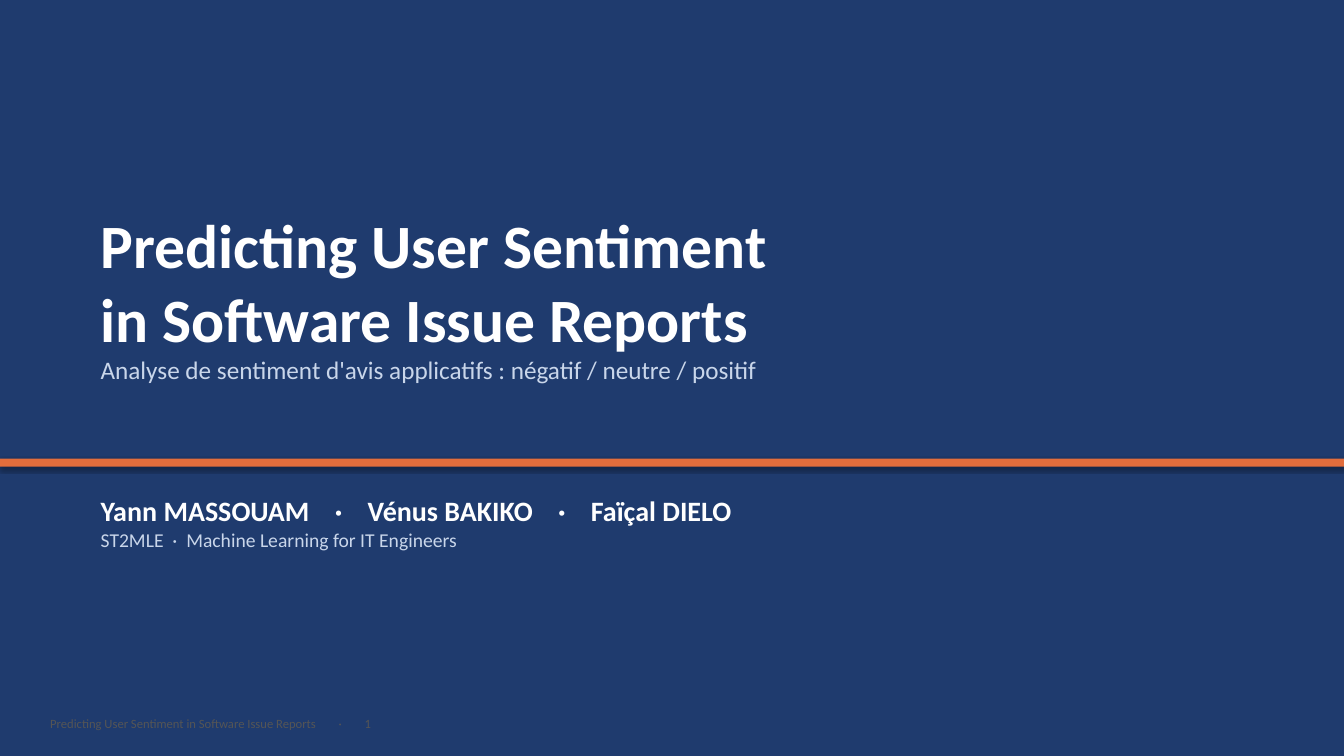
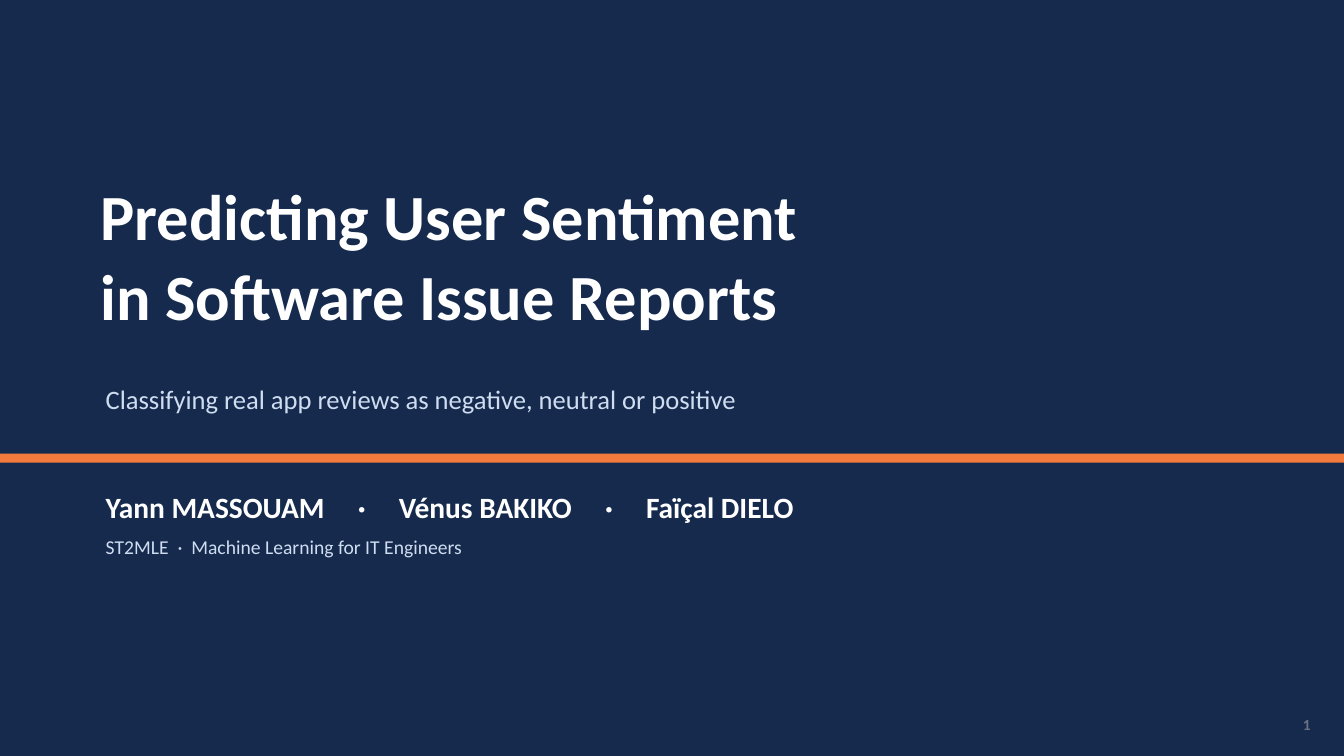
Before and after one commit to massouama/Predicting-User-Sentiment-in-Software-Issue-Reports, a slide deck: slide 1 of report/presentation.pptx. Drawn at 1344x756 pixels with LibreOffice and Linux fonts; fonts in the diff are those of the drawing. Boxes give left, top, right and bottom in pixels: in the first picture for what was removed or moved away, otherwise in the second. Text is boxed around its words. In the diff, an @@ line names an element or a change of style, - is before the commit and + after.

```diff
--- a/report/presentation.pptx
+++ b/report/presentation.pptx
@@ rectangle at [0,0,1344,756]: fill #1F3B6E to #162A4E; shadow off @@
@@ text "Predicting User Sentiment": place and size @@
-text "Predicting User Sentiment" at [101,224,766,384]
+text "Predicting User Sentiment" at [101,194,796,330]
@@ text "Predicting User Sentiment" at [101,194,796,330]: size 44 to 46 pt; more space between paragraphs @@
@@ text at [101,361,756,384]: paragraph removed @@
-Analyse de sentiment d'avis applicatifs : négatif / neutre / positif
@@ text added at [106,390,735,414], 19 pt, text #CFDDF0 @@
+Classifying real app reviews as negative, neutral or positive
@@ rectangle: place and size @@
-rectangle at [0,459,1344,467]
+rectangle at [0,454,1344,463]
@@ rectangle at [0,454,1344,463]: fill #E26D3C to #F27A3D; shadow off @@
@@ text "Yann MASSOUAM · Vénus BAKIKO ..." at [106,497,793,558]: size 20 to 21 pt in "Yann MASSOUAM · Vénus BAKIKO · Faïçal ..."; text colour #C9D6EA to #CFDDF0 in "ST2MLE · Machine Learning for IT Engineers"; more space between paragraphs @@
@@ text added at [1303,720,1311,730], 11 pt, text #6B7280, bold @@
+1
```
Also in this commit, not shown: 20 slides added, 17 slides removed, 1 other file.
